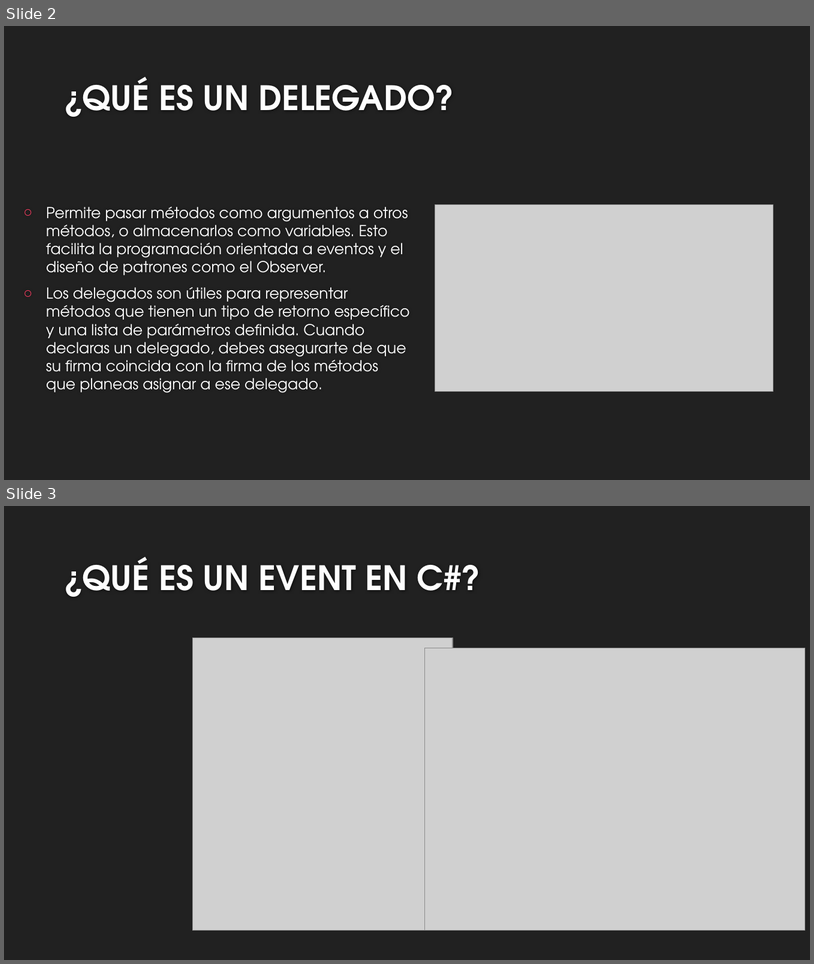
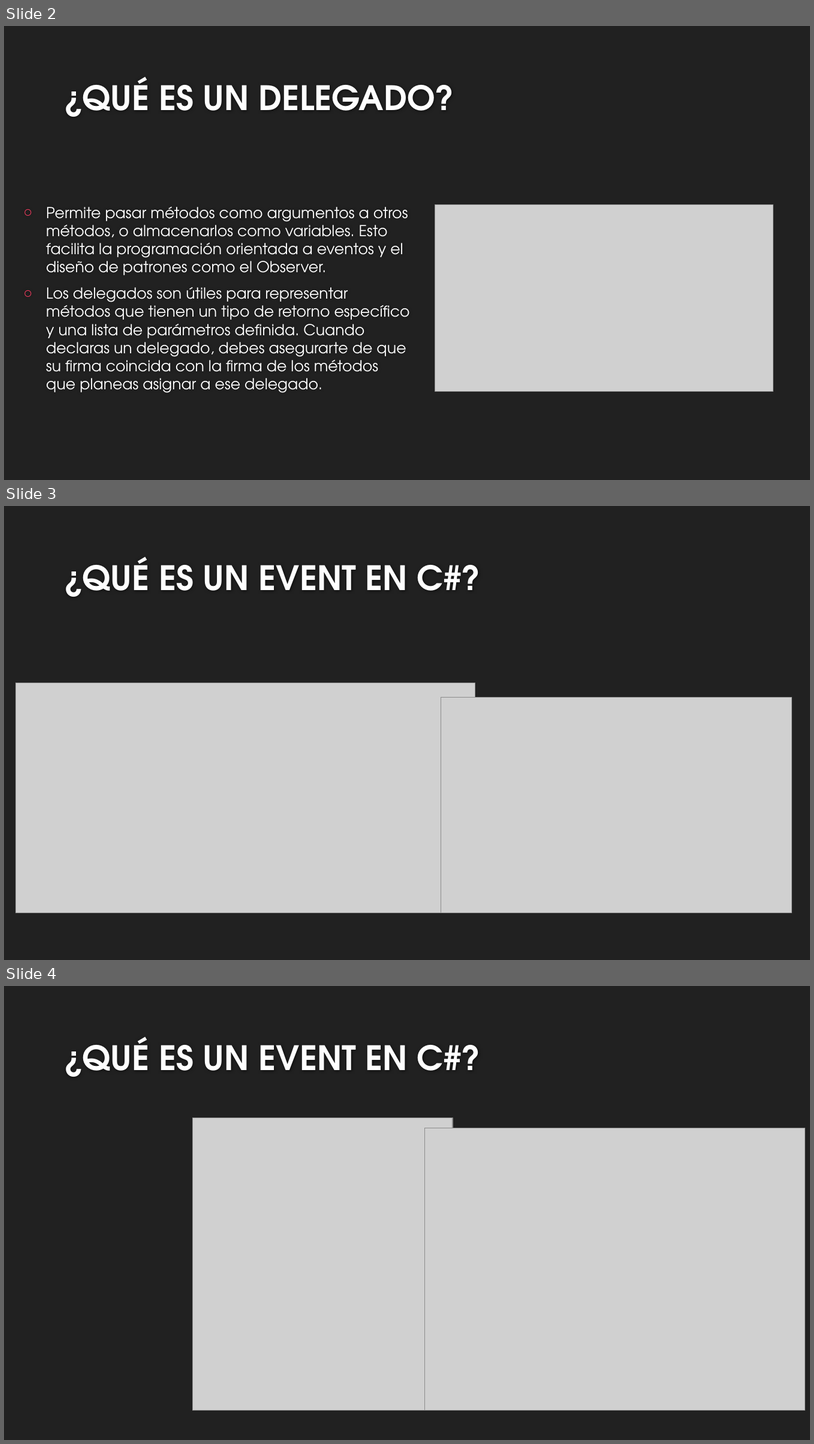
Before and after one commit to EmmisFrh12/Taller-2-Scripting, a slide deck: Presentación/TALLER 2 PRESENTACIÓN.pptx. Shown one above the other, each under a label of ours: slides 2 and 3 before the commit, slides 2, 3 and 4 after it. The pictures are 814x964 and 814x1444 pixels, drawn with LibreOffice and Linux fonts; fonts in the diff are those of the drawing; grey boxes stand for pictures; background and template pictures are left out. Boxes give left, top, right and bottom in pixels: in the first picture for what was removed or moved away, otherwise in the second. Text is boxed around its words. In the diff, an @@ line names an element or a change of style, - is before the commit and + after.

```diff
--- a/Presentación/TALLER 2 PRESENTACIÓN.pptx
+++ b/Presentación/TALLER 2 PRESENTACIÓN.pptx
@@ slide 3 added at [4,506,810,960], background #212121 @@
@@ title added at [63,557,481,597], 40 pt, text #FEFEFE, bold @@
+¿QUÉ ES UN EVENT EN C#?
@@ picture added at [15,682,475,913] @@
@@ picture added at [441,697,792,913] @@
@@ what was slide 3 is now slide 4 @@
```
Also in this commit, not shown: 16 other files.
